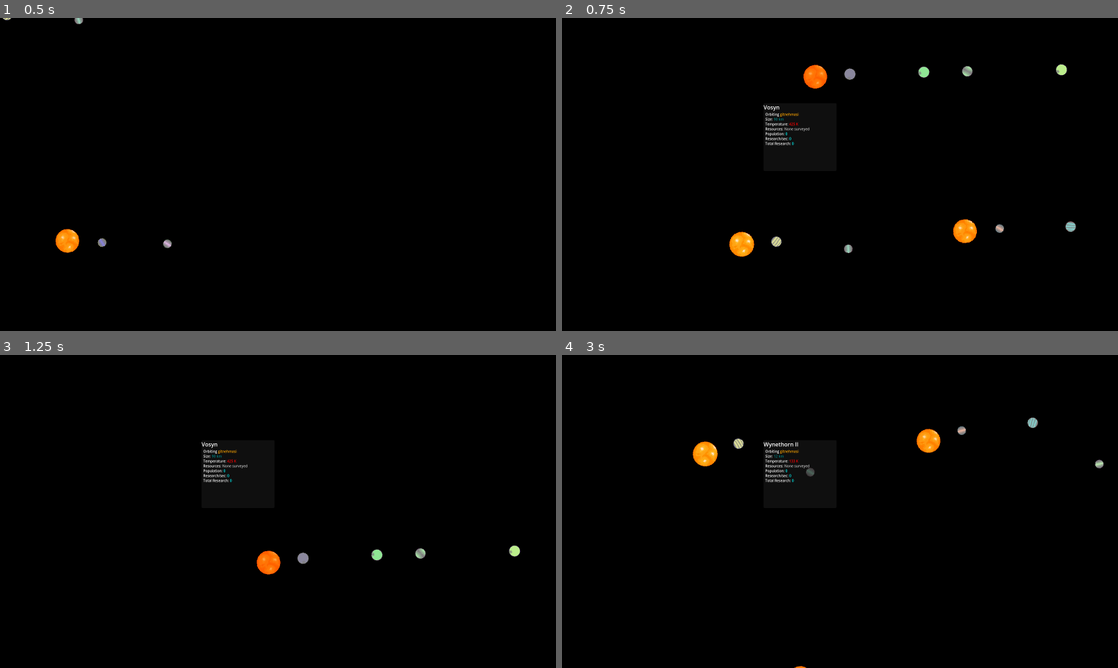
Above: before the commit, frames 1-4 (two rows, left to right).
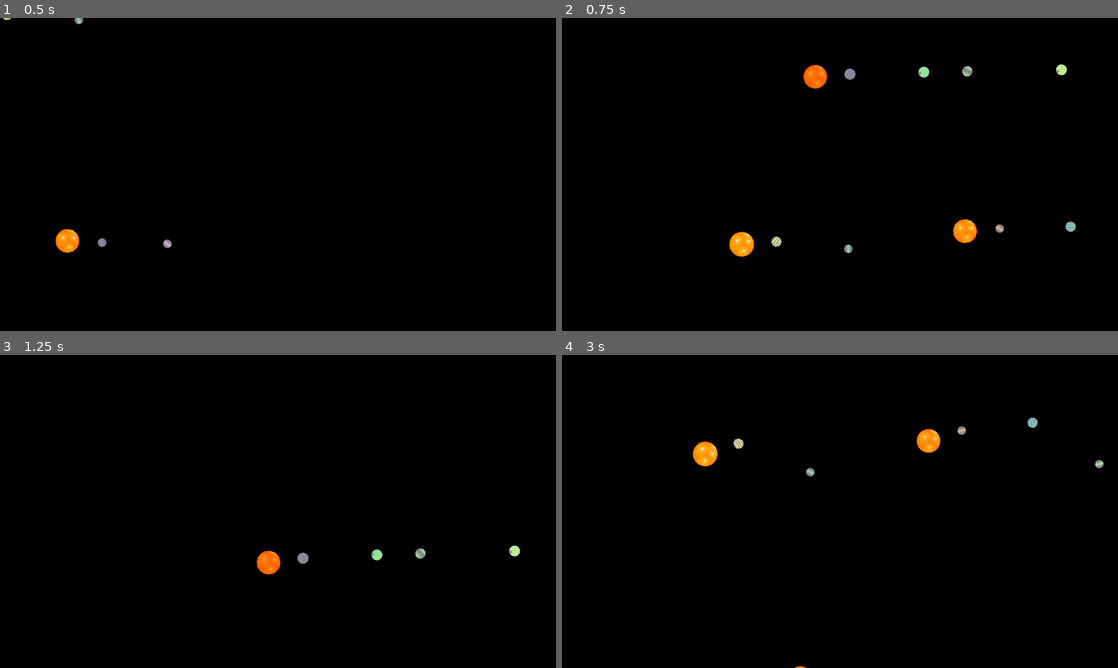
Above: after the commit, the same moments.

Repository: matthman2019/cac-space-game
Game: Godot game, scene res://entities/scenes/GAME.tscn
Same seed, same stepped clock (60 frames per second), same inputs: the game is played once before the commit and once after it.
Inputs (mouse positions are in pixels of both pictures, inside the frame that each line leads up to):
- Up to frame 1 (0.5 s): no input
- Up to frame 2 (0.75 s): tap Enter at 0.5 s; drag from (639, 21) to (662, 243) at 0.52 s
- Up to frame 3 (1.25 s): no input
- Up to frame 4 (3 s): drag from (867, 558) to (1079, 552) at 1.27 s; tap Space at 2 s; move the mouse to (895, 442) at 2.02 s; click (895, 442) at 2.17 s; tap Enter at 2.75 s; drag from (979, 667) to (673, 464) at 2.77 s

Frame 1 is identical in both runs. In frame 2, 0.3% of the frame differs, in the area x 36-45%, y 27-41%; in frame 3, 0.3%; in frame 4, 0.4%, in the area x 36-46%, y 27-41%.

Commit message:
changed scripts file structure and made Ui hide when dragging starts

Diff:
--- a/entities/scenes/GAME.tscn
+++ b/entities/scenes/GAME.tscn
@@ -1,6 +1,6 @@
 [gd_scene format=3 uid="uid://dx3jiaxn7me3s"]
 
-[ext_resource type="Script" uid="uid://bwhrrj44kinov" path="res://entities/scripts/camera_2d.gd" id="2_0m8qs"]
+[ext_resource type="Script" uid="uid://bwhrrj44kinov" path="res://entities/scripts/miscScripts/camera_2d.gd" id="2_0m8qs"]
 [ext_resource type="PackedScene" uid="uid://bhaxw383vgqjt" path="res://entities/scenes/system_map.tscn" id="2_a388t"]
 [ext_resource type="PackedScene" uid="uid://bgewstgpfo7dr" path="res://interface/planet_info_gui.tscn" id="3_planet_gui"]
 
--- a/entities/scenes/dialog.tscn
+++ b/entities/scenes/dialog.tscn
@@ -1,7 +1,7 @@
 [gd_scene format=3 uid="uid://ce7uiaq3jd2ar"]
 
 [ext_resource type="Texture2D" uid="uid://c2csuvu4odupu" path="res://assets/icons/Deo.jpg" id="1_2wko5"]
-[ext_resource type="Script" uid="uid://ch2y0s14g5edb" path="res://entities/scripts/DialogPanel.gd" id="1_6p5l6"]
+[ext_resource type="Script" uid="uid://ch2y0s14g5edb" path="res://entities/scripts/miscScripts/DialogPanel.gd" id="1_6p5l6"]
 
 [node name="CanvasLayer" type="CanvasLayer" unique_id=850405962]
 
--- a/entities/scenes/planet.tscn
+++ b/entities/scenes/planet.tscn
@@ -1,6 +1,6 @@
 [gd_scene format=3 uid="uid://qyxxk2whubgx"]
 
-[ext_resource type="Script" uid="uid://4p5u1taskv23" path="res://entities/scripts/Planet.gd" id="1_l11gs"]
+[ext_resource type="Script" uid="uid://4p5u1taskv23" path="res://entities/scripts/planetScripts/Planet.gd" id="1_l11gs"]
 [ext_resource type="PackedScene" uid="uid://c6slyvtgodho1" path="res://entities/scenes/shaded_planet.tscn" id="2_nktd4"]
 
 [sub_resource type="CircleShape2D" id="CircleShape2D_nktd4"]
--- a/entities/scenes/shaded_planet.tscn
+++ b/entities/scenes/shaded_planet.tscn
@@ -2,7 +2,7 @@
 
 [ext_resource type="Shader" uid="uid://3dyi6xpnjufd" path="res://entities/shaderScripts/planetShader.gdshader" id="1_cxmm2"]
 [ext_resource type="Texture2D" uid="uid://ba4umu0vt1u78" path="res://assets/planets/Gray Gas 30 by 30.png" id="2_2rf37"]
-[ext_resource type="Script" uid="uid://c8u462c3cu5we" path="res://entities/scripts/shaded_planet_sprite_test.gd" id="3_2rf37"]
+[ext_resource type="Script" uid="uid://c8u462c3cu5we" path="res://entities/scripts/planetScripts/shaded_planet_sprite_test.gd" id="3_2rf37"]
 
 [sub_resource type="ShaderMaterial" id="ShaderMaterial_58407"]
 shader = ExtResource("1_cxmm2")
--- a/entities/scenes/solarSystem.tscn
+++ b/entities/scenes/solarSystem.tscn
@@ -1,6 +1,6 @@
 [gd_scene format=3 uid="uid://b76xufvnlyj5o"]
 
-[ext_resource type="Script" uid="uid://b7ljqf3r4smx3" path="res://entities/scripts/solar_system.gd" id="1_e8mfr"]
+[ext_resource type="Script" uid="uid://b7ljqf3r4smx3" path="res://entities/scripts/systemScripts/solar_system.gd" id="1_e8mfr"]
 [ext_resource type="Texture2D" uid="uid://4ed0p6j57kgj" path="res://assets/suns/sun1.png" id="2_e8mfr"]
 
 [node name="solarSystem" type="Node2D" unique_id=942150147]
--- a/entities/scenes/system_map.tscn
+++ b/entities/scenes/system_map.tscn
@@ -1,7 +1,7 @@
 [gd_scene format=3 uid="uid://bhaxw383vgqjt"]
 
-[ext_resource type="Script" uid="uid://3mmri1jk5xg6" path="res://entities/scripts/system_map.gd" id="1_6qwt5"]
-[ext_resource type="Script" uid="uid://bwhrrj44kinov" path="res://entities/scripts/camera_2d.gd" id="1_grnbl"]
+[ext_resource type="Script" uid="uid://3mmri1jk5xg6" path="res://entities/scripts/systemScripts/system_map.gd" id="1_6qwt5"]
+[ext_resource type="Script" uid="uid://bwhrrj44kinov" path="res://entities/scripts/miscScripts/camera_2d.gd" id="1_grnbl"]
 
 [node name="SystemMap" type="Node2D" unique_id=960484211]
 script = ExtResource("1_6qwt5")
--- a/entities/scripts/camera_2d.gd
+++ b/entities/scripts/miscScripts/camera_2d.gd
@@ -40,5 +40,7 @@
 
 	if event is InputEventMouseMotion and dragging:
 		has_dragged = true
+		if followed_planet != null:
+			followed_planet.hide_gui()
 		followed_planet = null
 		position -= event.relative / zoom.x
--- a/entities/scripts/Planet.gd
+++ b/entities/scripts/planetScripts/Planet.gd
@@ -6,6 +6,7 @@
 
 var TEXTURE_LIST = []
 @onready var Sprite: Sprite2D = $ShadedPlanet
+@onready var gui = get_tree().get_first_node_in_group("planet_info_gui")
 
 # --- PLANET DATA ---
 @export_custom(PROPERTY_HINT_SAVE_FILE, "save") var planet_name: String = "Unknown"
@@ -69,12 +70,15 @@
 		var camera = get_viewport().get_camera_2d()
 		if camera != null:
 			camera.followed_planet = self
-		var gui = get_tree().get_first_node_in_group("planet_info_gui")
 		if gui != null:
 			gui.fill_planet_data(self)
 
 func _on_static_body_2d_mouse_exited() -> void:
 	click = false
+
+func hide_gui():
+	if gui != null:
+			gui.visible = false
 
 func load_planet_textures():
 	var textureLocation = "res://assets/grayscalePlanets/"
--- a/project.godot
+++ b/project.godot
@@ -17,7 +17,7 @@
 
 [autoload]
 
-GlobalRNG="*uid://dyqwlf0xbqch7"
+GlobalRNG="*res://entities/scripts/miscScripts/GlobalRNG.gd"
 
 [display]
 
Renamed: entities/scripts/DialogPanel.gd -> entities/scripts/miscScripts/DialogPanel.gd
Renamed: entities/scripts/DialogPanel.gd.uid -> entities/scripts/miscScripts/DialogPanel.gd.uid
Renamed: entities/scripts/GlobalRNG.gd -> entities/scripts/miscScripts/GlobalRNG.gd
Renamed: entities/scripts/GlobalRNG.gd.uid -> entities/scripts/miscScripts/GlobalRNG.gd.uid
Renamed: entities/scripts/camera_2d.gd.uid -> entities/scripts/miscScripts/camera_2d.gd.uid
Renamed: entities/scripts/Planet.gd.uid -> entities/scripts/planetScripts/Planet.gd.uid
Renamed: entities/scripts/PlanetNameGenerator.gd -> entities/scripts/planetScripts/PlanetNameGenerator.gd
Renamed: entities/scripts/PlanetNameGenerator.gd.uid -> entities/scripts/planetScripts/PlanetNameGenerator.gd.uid
Renamed: entities/scripts/shaded_planet_sprite_test.gd -> entities/scripts/planetScripts/shaded_planet_sprite_test.gd
Renamed: entities/scripts/shaded_planet_sprite_test.gd.uid -> entities/scripts/planetScripts/shaded_planet_sprite_test.gd.uid
Renamed: entities/scripts/SystemGenerationFunctions.gd -> entities/scripts/systemScripts/SystemGenerationFunctions.gd
Renamed: entities/scripts/SystemGenerationFunctions.gd.uid -> entities/scripts/systemScripts/SystemGenerationFunctions.gd.uid
(and 5 more such lines)
